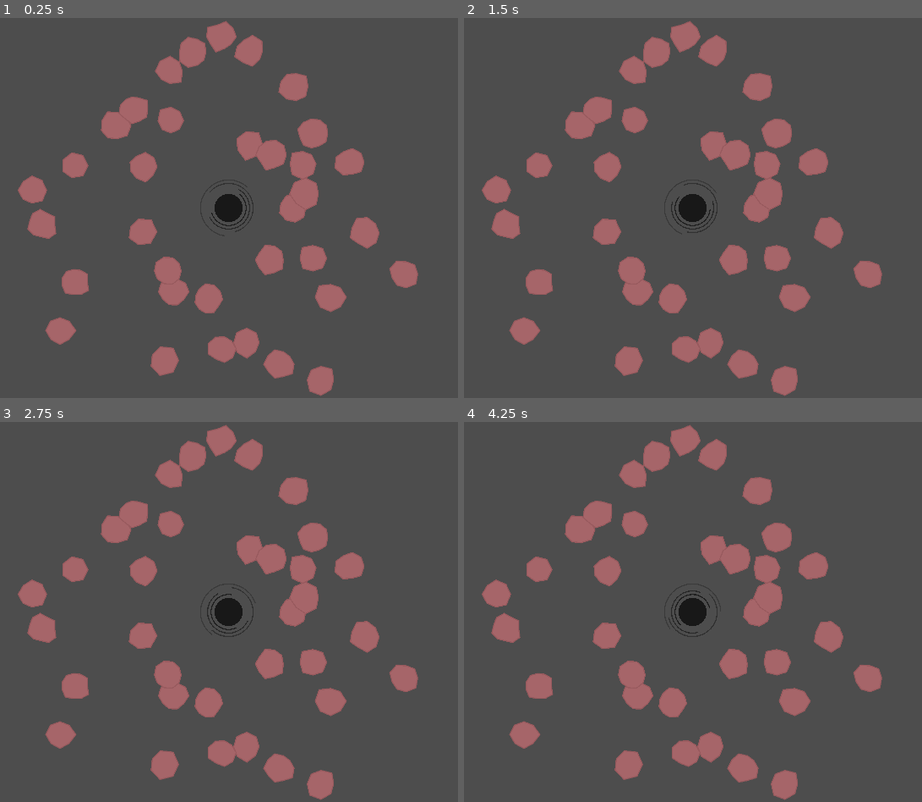
Above: before the commit, frames 1-4 (two rows, left to right).
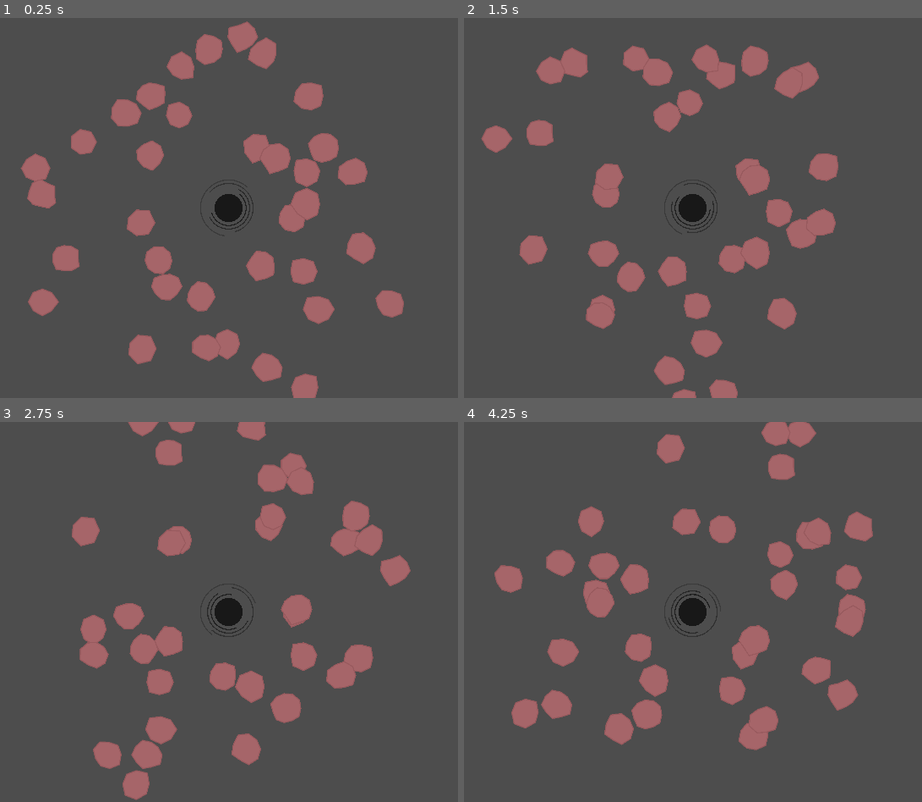
Above: after the commit, the same moments.

Repository: fatihceyln/a-game-about-feeding-a-black-hole
Game: Godot game, scene res://asteroid/main.tscn
Same seed, same stepped clock (60 frames per second), same inputs: the game is played once before the commit and once after it. The project has no main scene, so this scene is started directly.
Inputs:
- Up to frame 1 (0.25 s): no input
- Up to frame 2 (1.5 s): no input
- Up to frame 3 (2.75 s): no input
- Up to frame 4 (4.25 s): no input

The runs differ from the first frame. In frame 1, 14% of the frame differs, in the area x 3-92%, y 0-100%; in frame 2, 19%; in frame 3, 20%; in frame 4, 21%.

Commit message:
Add orbit functionality to Asteroid node and update spawning logic to utilize orbit setup

Diff:
--- a/asteroid/asteroid.gd
+++ b/asteroid/asteroid.gd
@@ -8,9 +8,17 @@
 const OUTLINE_COLOR: Color = Color(0.595, 0.352, 0.368, 1.0)
 const OUTLINE_WIDTH: float = 3
 
+const ORBIT_SPEED_RANGE: Vector2 = Vector2(0.3, 0.7)
+
 @export var radius: float = 40.0
 @onready var shape: Polygon2D = $Shape
 @onready var outline: Line2D = $Outline
+
+var orbit_center: Vector2 = Vector2.ZERO
+var orbit_radius: float = 0
+var orbit_angle: float = 0
+var orbit_speed: float = randf_range(ORBIT_SPEED_RANGE.x, ORBIT_SPEED_RANGE.y)
+
 
 func _ready() -> void:
 	var points: PackedVector2Array = make_polygon_points()
@@ -21,6 +29,12 @@
 	outline.default_color = OUTLINE_COLOR
 	outline.closed = true
 	outline.width = OUTLINE_WIDTH
+
+
+func _process(delta: float) -> void:
+	orbit_angle += orbit_speed * delta
+	position = orbit_center + Vector2.RIGHT.rotated(orbit_angle) * orbit_radius
+
 
 func make_polygon_points() -> PackedVector2Array:
 	var point_count: int = randi_range(POINT_COUNT_RANGE.x, POINT_COUNT_RANGE.y)
@@ -33,3 +47,10 @@
 		points.append(Vector2.RIGHT.rotated(angle) * new_radius)
 
 	return points
+
+
+func setup_orbit(center: Vector2, distance: float, angle: float) -> void:
+	orbit_center = center
+	orbit_radius = distance
+	orbit_angle = angle
+	position = orbit_center + Vector2.RIGHT.rotated(orbit_angle) * orbit_radius
--- a/asteroid/main.gd
+++ b/asteroid/main.gd
@@ -17,6 +17,5 @@
 		var asteroid: Asteroid = ASTEROID.instantiate()
 		var angle: float = TAU * float(i) / float(asteroid_count)
 		var distance: float = randf_range(spawn_radius_range.x, spawn_radius_range.y)
-		asteroid.position = black_hole.position
-		asteroid.position += Vector2.RIGHT.rotated(angle) * distance
 		add_child(asteroid)
+		asteroid.setup_orbit(black_hole.position, distance, angle)
